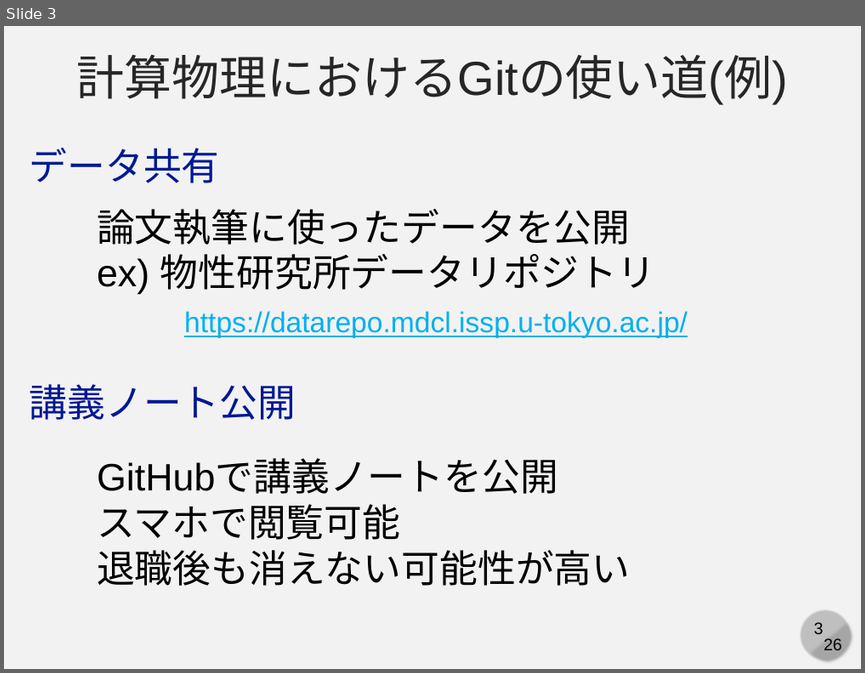
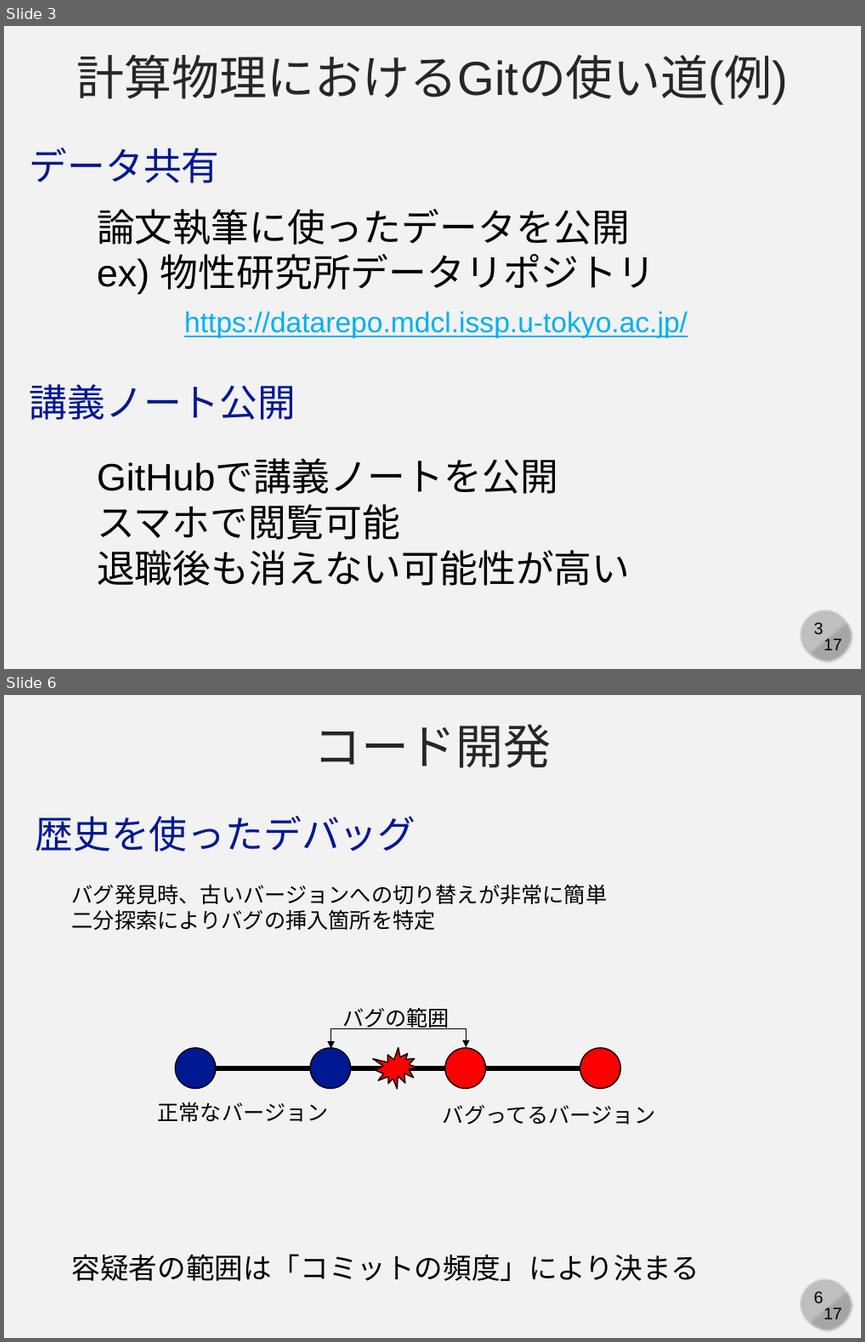
Before and after one commit to cpss2026-git/cpss2026-git.github.io, a slide deck: 01-lecture-git-basic/slides/01-c-compphys.pptx. Shown one above the other, each under a label of ours: slide 3 before the commit, slides 3 and 6 after it; the slides between them are not shown. The pictures are 865x673 and 865x1342 pixels, drawn with LibreOffice and Linux fonts; fonts in the diff are those of the drawing. Boxes give left, top, right and bottom in pixels: in the first picture for what was removed or moved away, otherwise in the second. Text is boxed around its words. In the diff, an @@ line names an element or a change of style, - is before the commit and + after.

```diff
--- a/01-lecture-git-basic/slides/01-c-compphys.pptx
+++ b/01-lecture-git-basic/slides/01-c-compphys.pptx
@@ slide 6 added at [4,695,861,1338], background #F2F2F2; not listed: 4 template elements that a slide beside it also shows @@
@@ text added at [313,724,551,768], 40 pt, text #262626 @@
+コード開発
@@ text added at [35,816,415,851], 32 pt, text #011893 @@
+歴史を使ったデバッグ
@@ text added at [72,884,607,930], 18 pt, text #000000 @@
+バグ発見時、古いバージョンへの切り替えが非常に簡単
+二分探索によりバグの挿入箇所を特定
@@ text added at [342,1008,449,1029], 18 pt, text #000000 @@
+バグの範囲
@@ ellipse added at [176,1048,216,1089], fill #011893, outline #000000 1 pt @@
@@ ellipse added at [310,1048,350,1089], fill #011893, outline #000000 1 pt @@
@@ elbow double arrow added from (331, 1048) to (466, 1047), #000000 0.5 pt @@
@@ irregular seal added at [370,1044,421,1093], fill #FF0000, outline #000000 1 pt @@
@@ ellipse added at [445,1048,485,1089], fill #FF0000, outline #000000 1 pt @@
@@ ellipse added at [579,1048,620,1089], fill #FF0000, outline #000000 1 pt @@
@@ line added from (216, 1067) to (310, 1067), #000000 4.5 pt @@
@@ line added from (351, 1067) to (445, 1067), #000000 4.5 pt @@
@@ line added from (485, 1067) to (579, 1067), #000000 4.5 pt @@
@@ text added at [158,1101,329,1122], 18 pt, text #000000 @@
+正常なバージョン
@@ text added at [443,1105,655,1124], 18 pt, text #000000 @@
+バグってるバージョン
@@ text added at [72,1253,700,1281], 24 pt, text #000000 @@
+容疑者の範囲は「コミットの頻度」により決まる
@@ slide 3 changed as well @@
@@ text at [823,638,842,650]: text changed @@
-26
+17
```
Also in this commit, not shown: 4 other slides changed, 11 other slides added.
